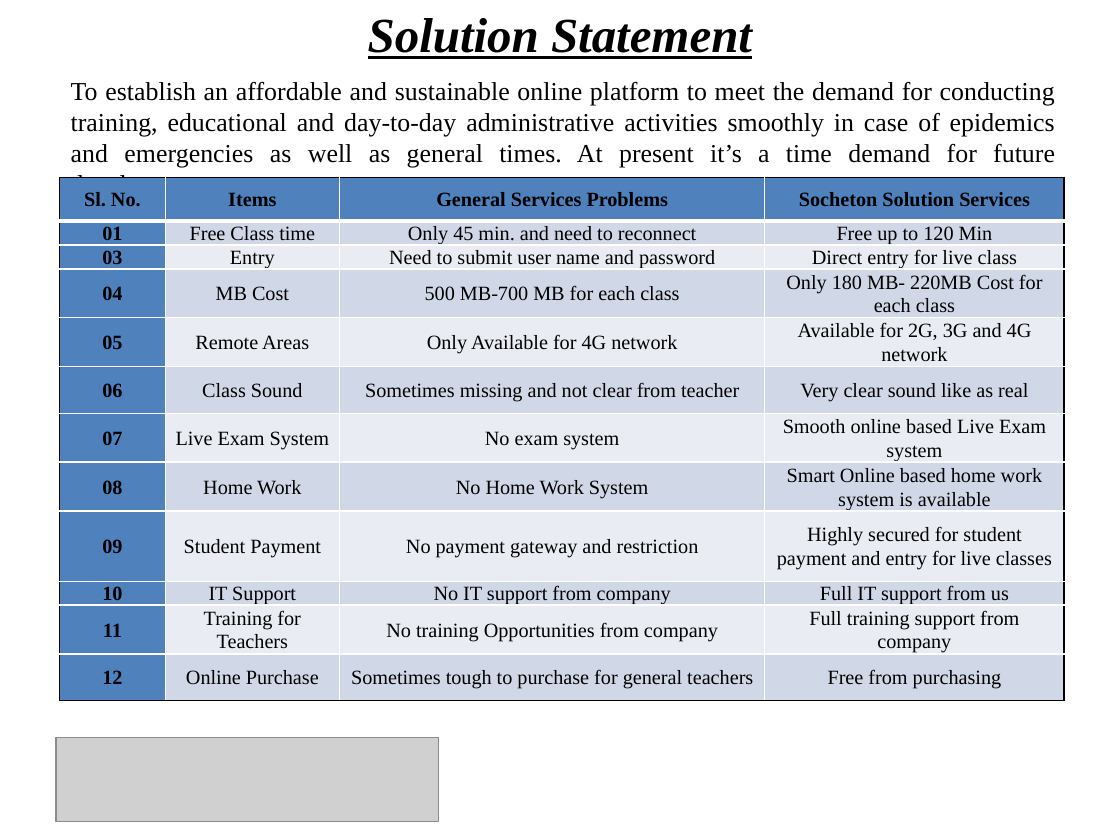
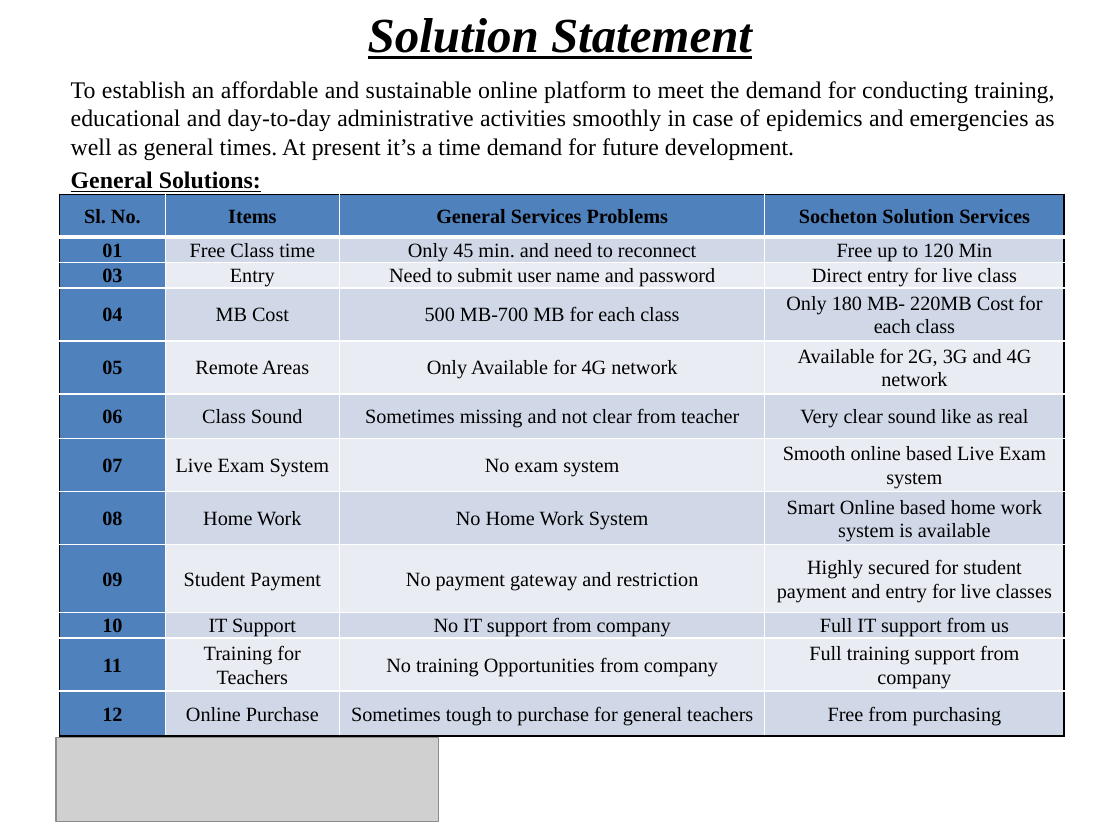
Before and after one commit to Shuvoneel/SRCL, a slide deck: slide 9 of Startup/Presentation_iDEA.pptx. Drawn at 1120x840 pixels with LibreOffice and Linux fonts; fonts in the diff are those of the drawing; grey boxes stand for pictures; background and template pictures are left out. Boxes give left, top, right and bottom in pixels: in the first picture for what was removed or moved away, otherwise in the second. Text is boxed around its words. In the diff, an @@ line names an element or a change of style, - is before the commit and + after.

```diff
--- a/Startup/Presentation_iDEA.pptx
+++ b/Startup/Presentation_iDEA.pptx
@@ text at (71,81,1055,160): size 16.6 to 15.3 pt @@
@@ text at (71,171,261,192): paragraph added @@
+General Solutions:
@@ table: place and size @@
-table at (59,177,1063,708)
+table at (59,194,1063,736)
```
Also in this commit, not shown: 2 other slides changed, 1 slide added, 3 other files.
